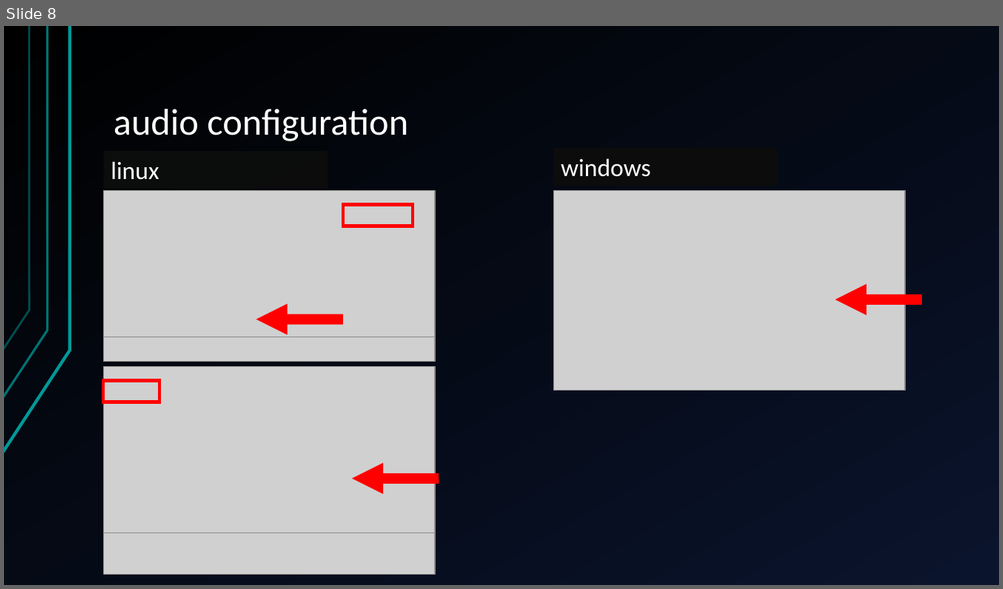
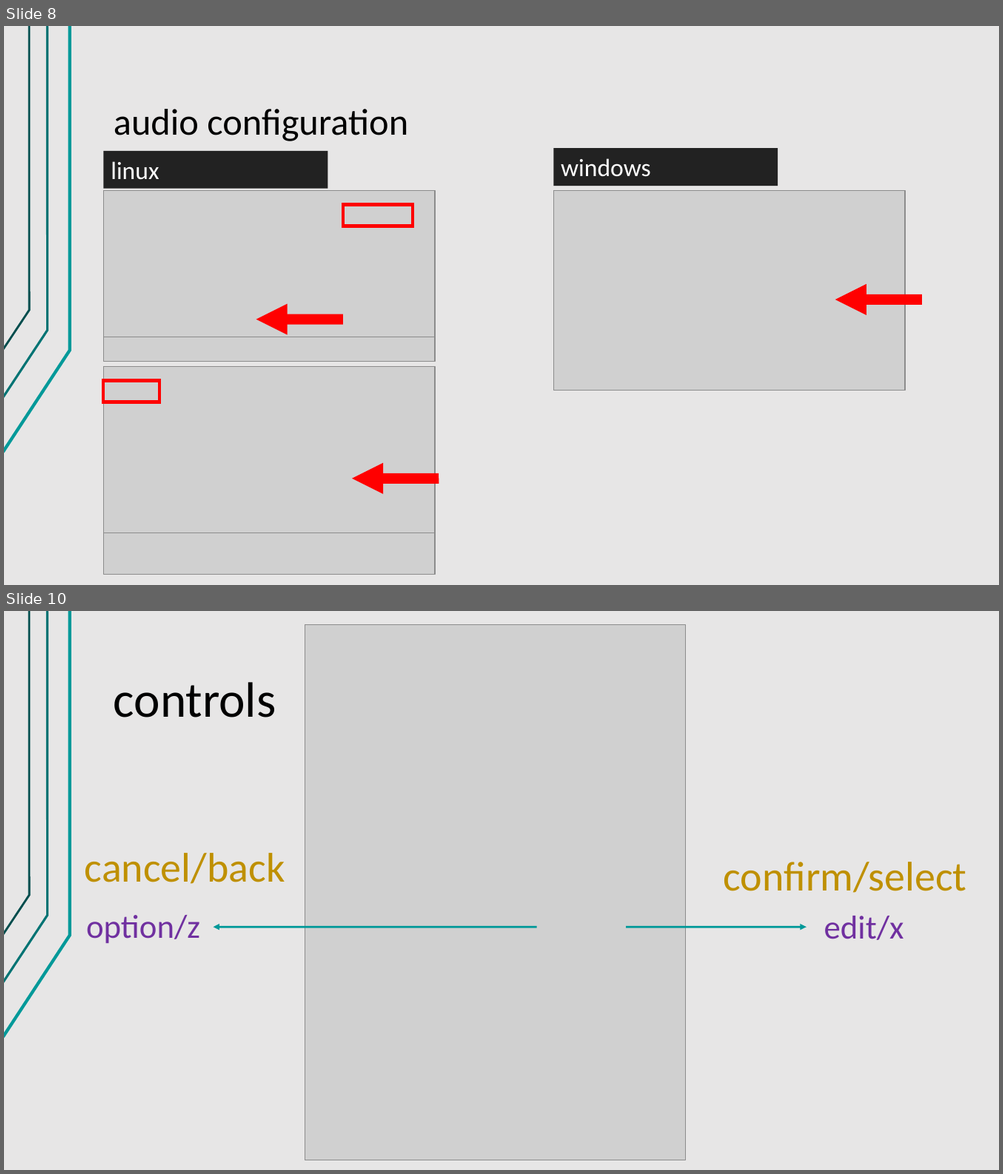
Before and after one commit to jegasus/m8-tracker-workshop, a slide deck: slides_v1.odp. Shown one above the other, each under a label of ours: slide 8 before the commit, slides 8 and 10 after it; the slides between them are not shown. The pictures are 1003x589 and 1003x1174 pixels, drawn with LibreOffice and Linux fonts; fonts in the diff are those of the drawing; grey boxes stand for pictures. Boxes give left, top, right and bottom in pixels: in the first picture for what was removed or moved away, otherwise in the second. Text is boxed around its words. In the diff, an @@ line names an element or a change of style, - is before the commit and + after.

```diff
--- a/slides_v1.odp
+++ b/slides_v1.odp
@@ slide 10 added at [4,611,999,1170], background #E7E6E6; not listed: 3 template elements that a slide beside it also shows @@
@@ picture added at [304,624,686,1160] @@
@@ title added at [114,682,276,718], 48 pt, text #000000 @@
+controls
@@ text added at [85,853,285,884], 40 pt, text #BF9000 @@
+cancel/back
@@ text added at [723,862,967,893], 40 pt, text #BF9000 @@
+confirm/select
@@ text added at [86,915,200,943], 32 pt, text #7030A0 @@
+option/z
@@ text added at [824,916,904,940], 32 pt, text #7030A0 @@
+edit/x
@@ arrow added from (537, 927) to (213, 927), #009999 2.01 pt @@
@@ arrow added from (626, 927) to (806, 927), #009999 2.01 pt @@
@@ slide 8 changed as well @@
@@ background gradient #000000 to #0A142C to #E7E6E6 @@
@@ title "audio configuration" at [114,109,408,141]: text colour #FFFFFF to #000000 @@
```
Also in this commit, not shown: 29 other slides changed, 5 other slides added.
